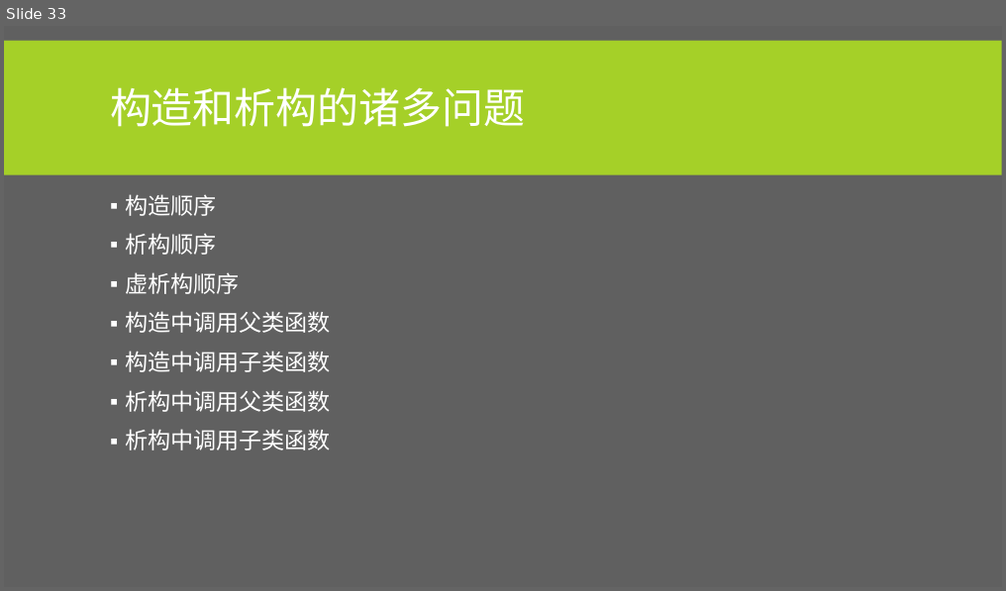
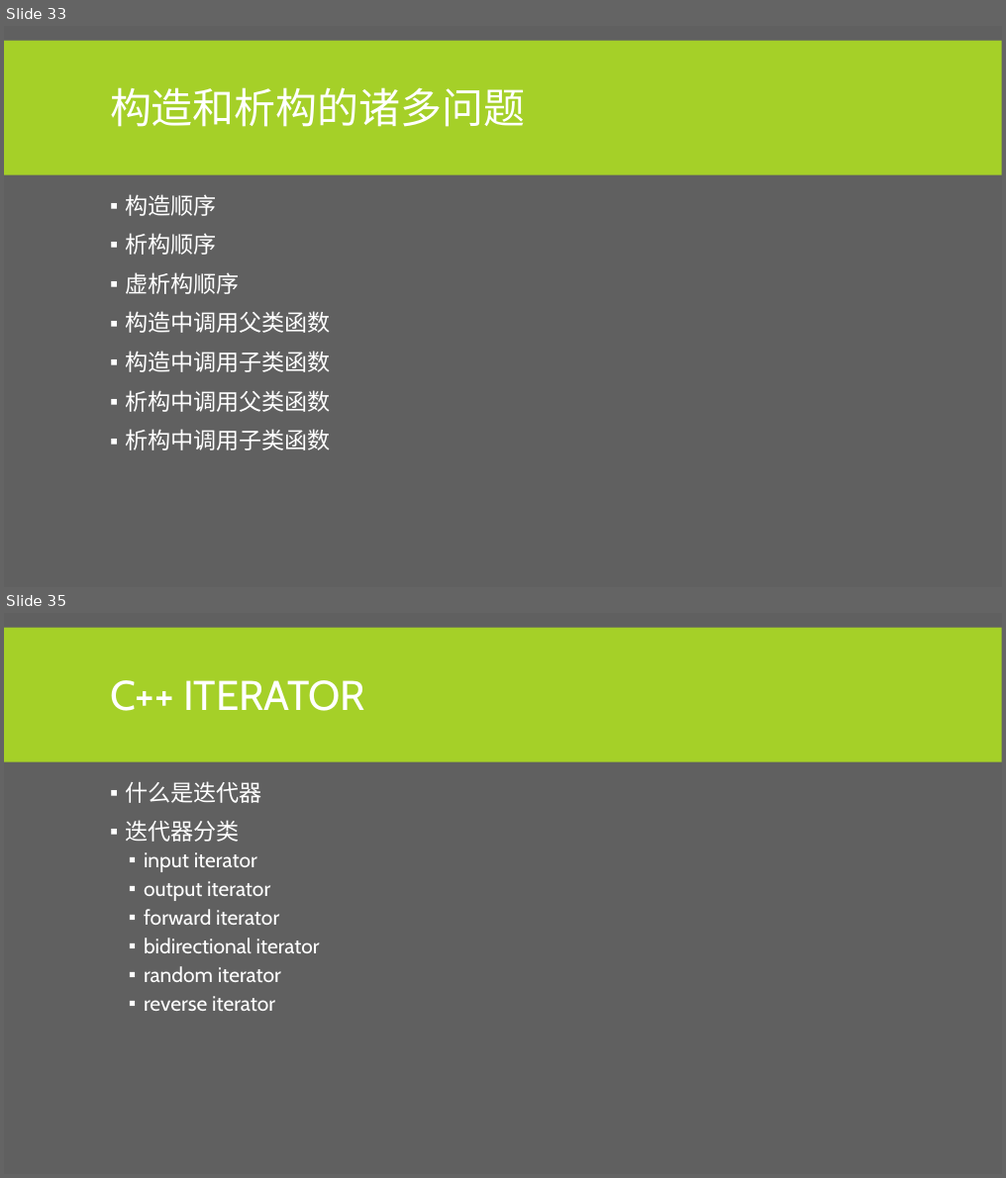
Before and after one commit to albertclass/Lessons, a slide deck: advance c++/courseware.pptx. Shown one above the other, each under a label of ours: slide 33 before the commit, slides 33 and 35 after it; the slides between them are not shown. The pictures are 1006x591 and 1006x1178 pixels, drawn with LibreOffice and Linux fonts; fonts in the diff are those of the drawing. Boxes give left, top, right and bottom in pixels: in the first picture for what was removed or moved away, otherwise in the second. Text is boxed around its words. In the diff, an @@ line names an element or a change of style, - is before the commit and + after.

```diff
--- a/advance c++/courseware.pptx
+++ b/advance c++/courseware.pptx
@@ slide 35 added at (4, 613, 1002, 1174), background #606060; not listed: 1 template element that a slide beside it also shows @@
@@ title added at (110, 680, 365, 711), 40 pt, text #FFFFFF @@
+C++ ITERATOR
@@ text added at (125, 781, 320, 1011), 20 pt, text #FFFFFF @@
+▪ 什么是迭代器
+▪ 迭代器分类
+  ▪ input iterator
+  ▪ output iterator
+  ▪ forward iterator
+  ▪ bidirectional iterator
+  ▪ random iterator
+  ▪ reverse iterator
```
Also in this commit, not shown: 1 slide changed, 3 other slides added.
